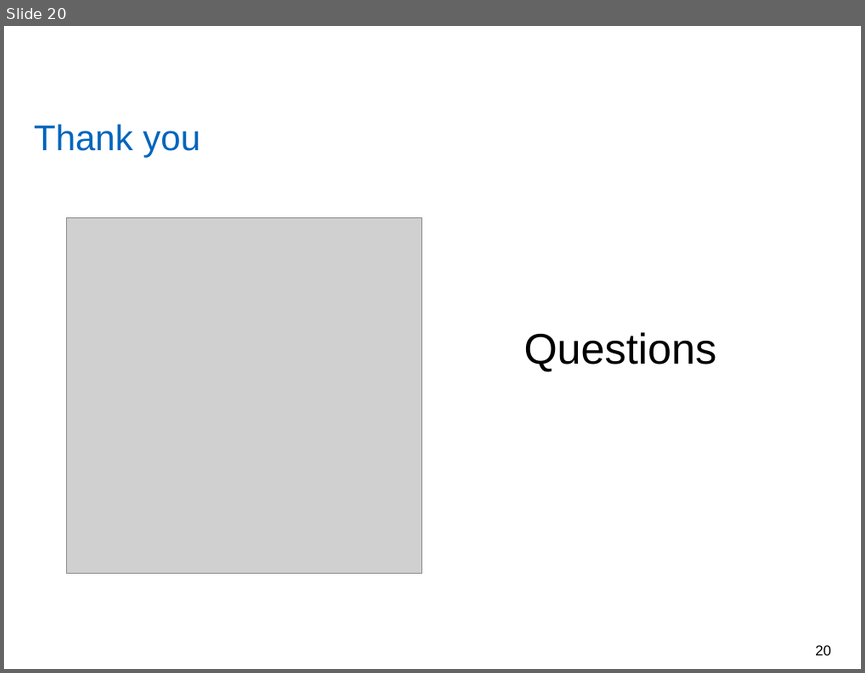
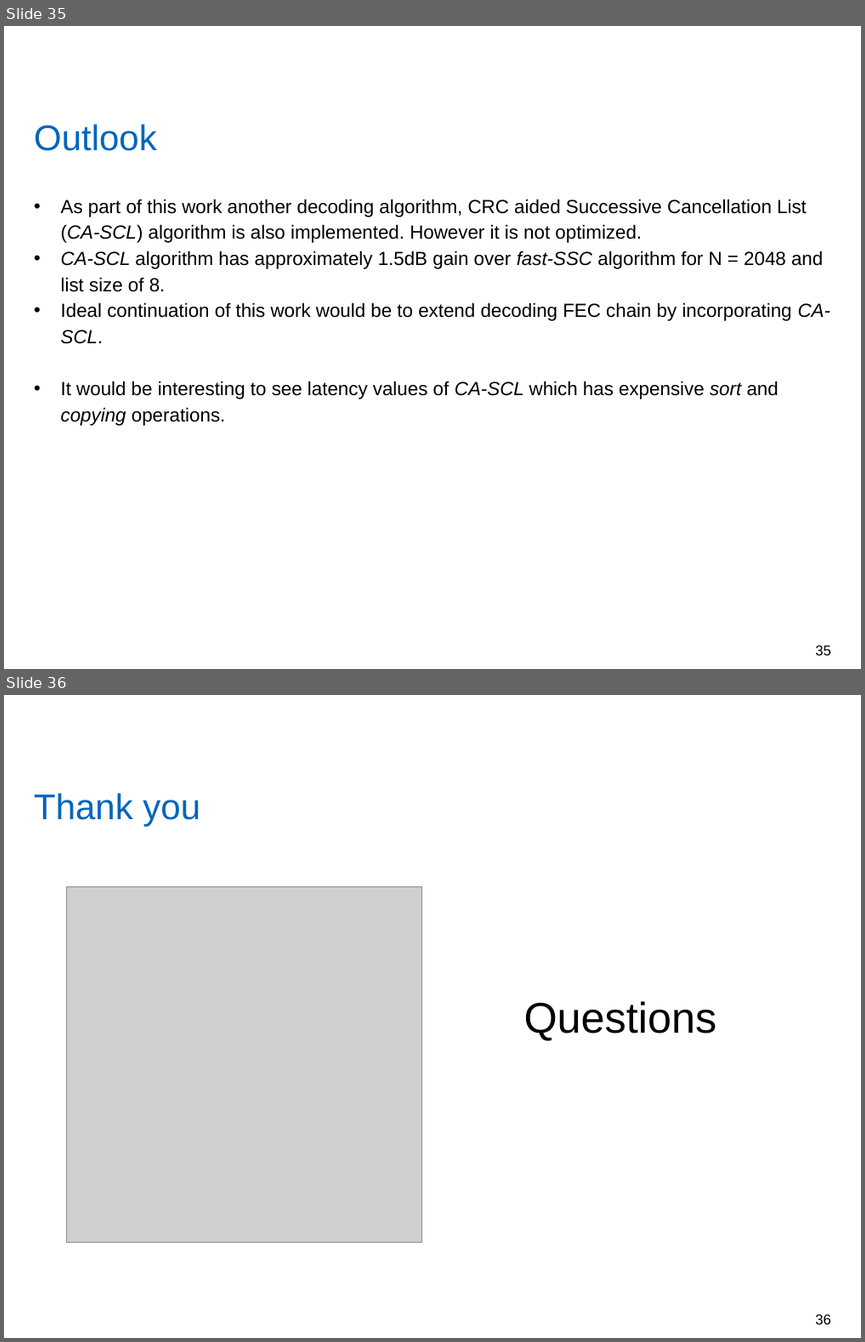
Before and after one commit to yadhu1961/thesis_5GPolorCodes, a slide deck: final_presentation/finalPpt.pptx. Shown one above the other, each under a label of ours: slide 20 before the commit, slides 35 and 36 after it. The pictures are 865x673 and 865x1342 pixels, drawn with LibreOffice and Linux fonts; fonts in the diff are those of the drawing; grey boxes stand for pictures; background and template pictures are left out. Boxes give left, top, right and bottom in pixels: in the first picture for what was removed or moved away, otherwise in the second. Text is boxed around its words. In the diff, an @@ line names an element or a change of style, - is before the commit and + after.

```diff
--- a/final_presentation/finalPpt.pptx
+++ b/final_presentation/finalPpt.pptx
@@ slide 35 added at (4, 26, 861, 669), background #FFFFFF @@
@@ title added at (34, 124, 157, 151), 30 pt, text #0065BD @@
+Outlook
@@ text added at (61, 199, 830, 426), 16 pt, text #000000 @@
+• As part of this work another decoding algorithm, CRC aided Successive Cancellation List (CA-SCL) algorithm is also implemented. However it is not optimized.
+• CA-SCL algorithm has approximately 1.5dB gain over fast-SSC algorithm for N = 2048 and list size of 8.
+• Ideal continuation of this work would be to extend decoding FEC chain by incorporating CA-SCL.
+• It would be interesting to see latency values of CA-SCL which has expensive sort and copying operations.
@@ page number added at (815, 645, 831, 655), 12 pt, text #000000 @@
+35
@@ what was slide 20 is now slide 36 @@
@@ page number at (815, 1314, 831, 1324): text changed @@
-20
+36
```
Also in this commit, not shown: 13 slides changed, 16 other slides added, 1 slide removed, 8 other files.
